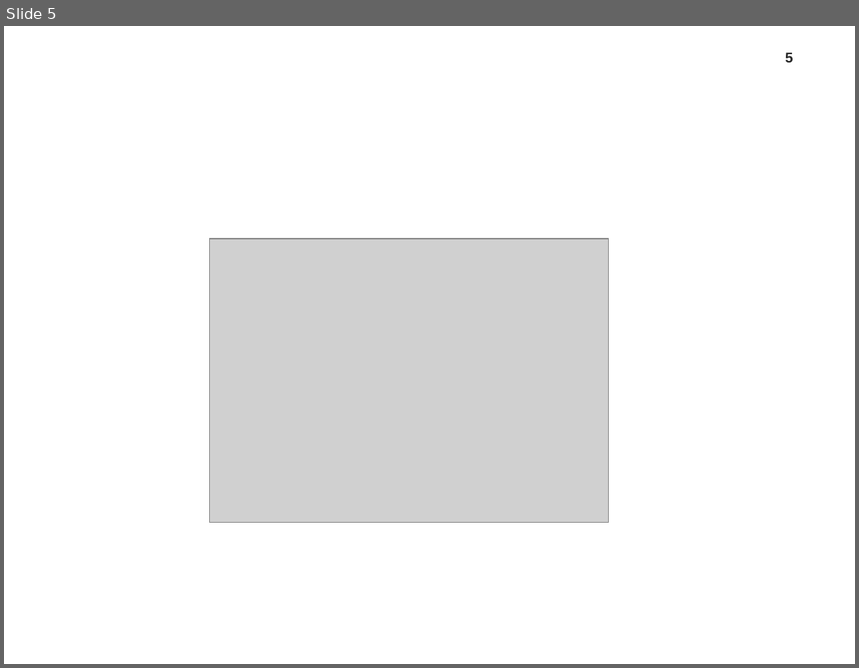
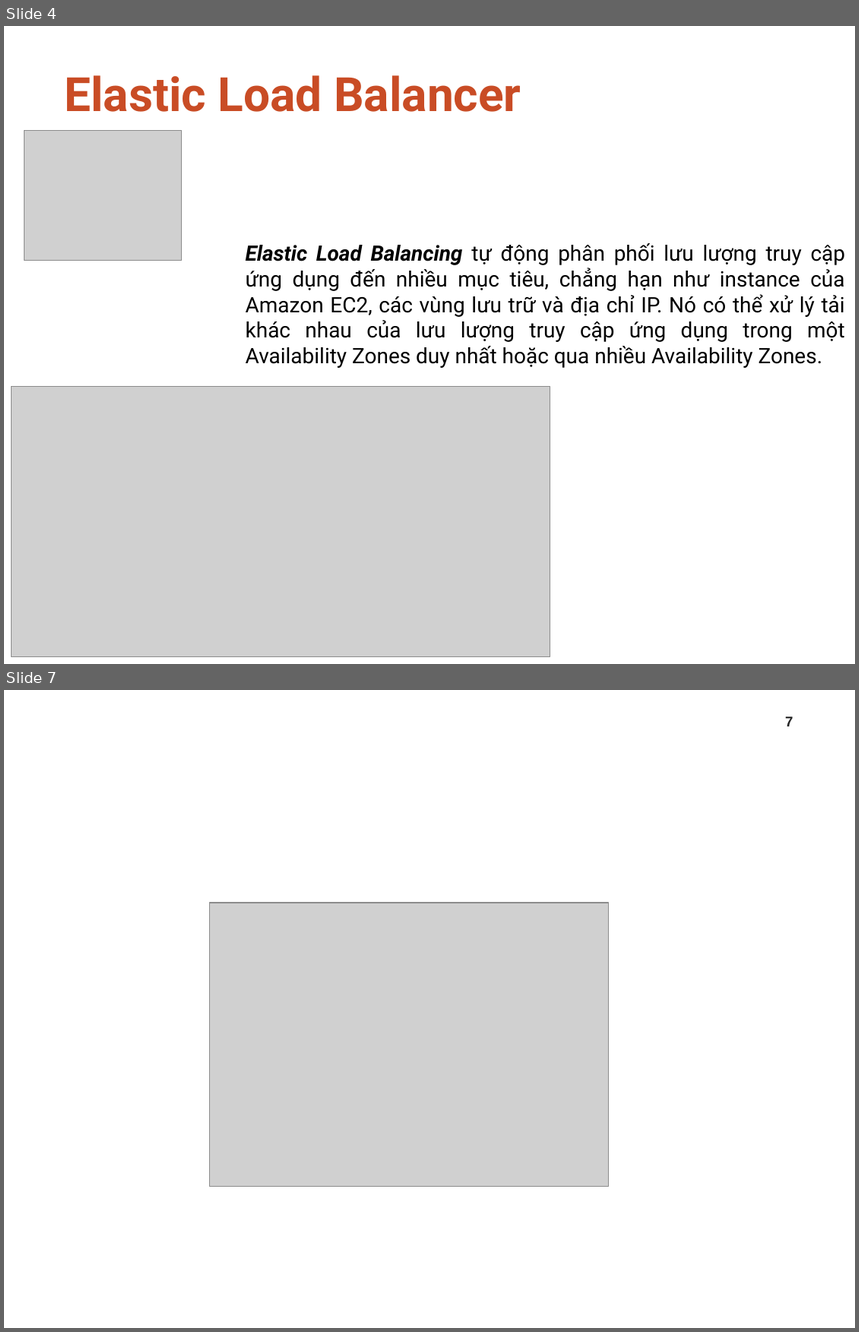
Before and after one commit to ducnhoxlatui/CloudComputing_Group30, a slide deck: BaoCaoCacTuan/BaoCaoCuoiKi.pptx. Shown one above the other, each under a label of ours: slide 5 before the commit, slides 4 and 7 after it; the slides between them are not shown. The pictures are 859x668 and 859x1332 pixels, drawn with LibreOffice and Linux fonts; fonts in the diff are those of the drawing; grey boxes stand for pictures; background and template pictures are left out. Boxes give left, top, right and bottom in pixels: in the first picture for what was removed or moved away, otherwise in the second. Text is boxed around its words. In the diff, an @@ line names an element or a change of style, - is before the commit and + after.

```diff
--- a/BaoCaoCacTuan/BaoCaoCuoiKi.pptx
+++ b/BaoCaoCacTuan/BaoCaoCuoiKi.pptx
@@ slide 4 added at (x1=4, y1=26, x2=855, y2=664), background #FFFFFF @@
@@ title added at (x1=65, y1=75, x2=521, y2=112), 40 pt, text #C94C25, bold @@
+Elastic Load Balancer
@@ picture added at (x1=24, y1=131, x2=181, y2=261) @@
@@ text added at (x1=246, y1=243, x2=846, y2=368), 18 pt, text #000000 @@
+Elastic Load Balancing tự động phân phối lưu lượng truy cập ứng dụng đến nhiều mục tiêu, chẳng hạn như instance của Amazon EC2, các vùng lưu trữ và địa chỉ IP. Nó có thể xử lý tải khác nhau của lưu lượng truy cập ứng dụng trong một Availability Zones duy nhất hoặc qua nhiều Availability Zones.
@@ picture added at (x1=11, y1=387, x2=550, y2=658) @@
@@ what was slide 5 is now slide 7 @@
@@ page number at (x1=785, y1=717, x2=793, y2=726): text changed @@
-5
+7
```
Also in this commit, not shown: 3 slides changed, 2 other slides added, 1 slide removed, 5 other files.
